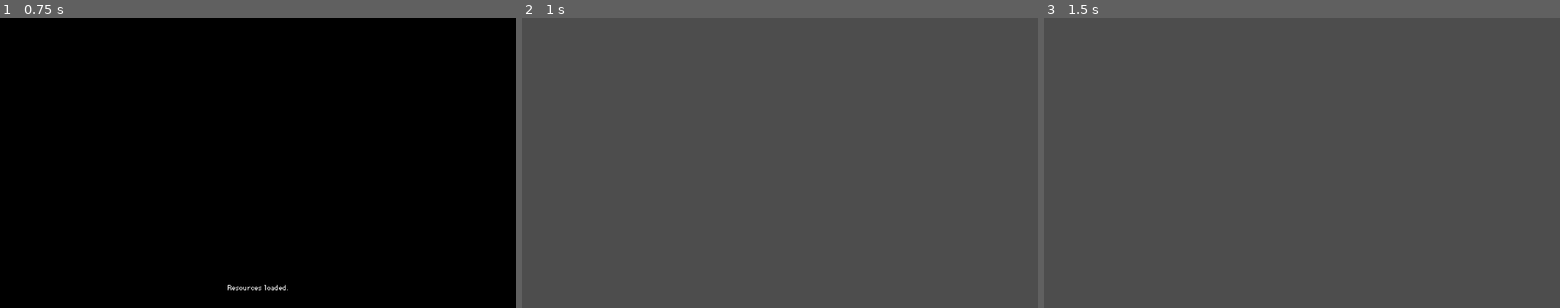
Above: before the commit, frames 1-3 (left to right).
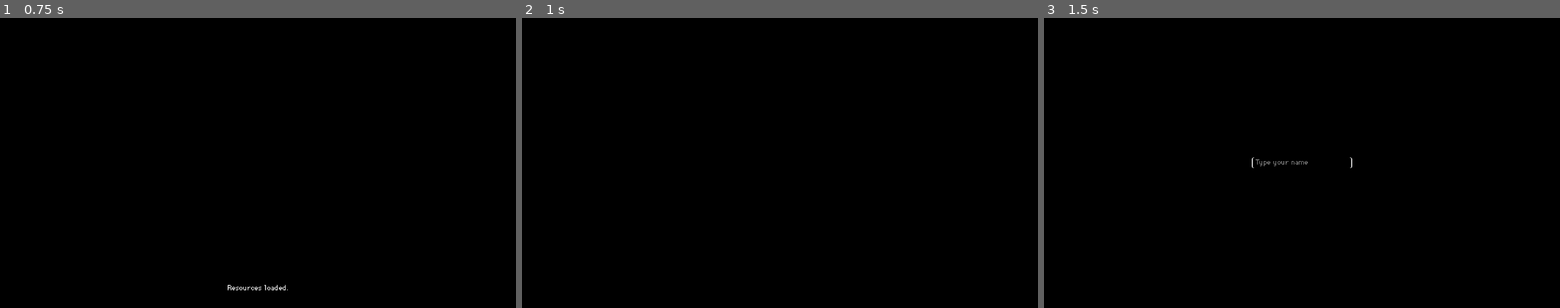
Above: after the commit, the same moments.

Repository: virtualtrisky/Just...-Enjoy
Game: Godot game, scene res://scenes/load_scene.tscn
The game is run twice, just before and just after one commit, with the same random seed, the same clock (stepped at 60 frames per second) and the same inputs. The project has no main scene, so this scene is started directly.
Inputs:
- Up to frame 1 (0.75 s): tap Enter at 0.5 s
- Up to frame 2 (1 s): no input
- Up to frame 3 (1.5 s): no input

Frame 1 is identical in both runs. In frame 2, 100% of the frame differs, in the area x 0-100%, y 0-100%; in frame 3, 100%.

Commit message:
more things (menu)

Diff:
--- a/project.godot
+++ b/project.godot
@@ -36,3 +36,4 @@
 [rendering]
 
 renderer/rendering_method="mobile"
+environment/defaults/default_clear_color=Color(0, 0, 0, 1)
--- a/scenes/load_scene.tscn
+++ b/scenes/load_scene.tscn
@@ -1,13 +1,6 @@
-[gd_scene load_steps=5 format=3 uid="uid://coaee7u3w63ij"]
+[gd_scene load_steps=3 format=3 uid="uid://coaee7u3w63ij"]
 
 [ext_resource type="Script" uid="uid://cyafpnc3718u7" path="res://scripts/load_scene/load_resources.gd" id="1_qkot4"]
-
-[sub_resource type="Gradient" id="Gradient_ll3t2"]
-
-[sub_resource type="GradientTexture2D" id="GradientTexture2D_qkot4"]
-gradient = SubResource("Gradient_ll3t2")
-fill_from = Vector2(1, 1)
-fill_to = Vector2(1, 1)
 
 [sub_resource type="LabelSettings" id="LabelSettings_ll3t2"]
 
@@ -19,15 +12,6 @@
 grow_horizontal = 2
 grow_vertical = 2
 script = ExtResource("1_qkot4")
-
-[node name="Background" type="TextureRect" parent="."]
-layout_mode = 1
-anchors_preset = 15
-anchor_right = 1.0
-anchor_bottom = 1.0
-grow_horizontal = 2
-grow_vertical = 2
-texture = SubResource("GradientTexture2D_qkot4")
 
 [node name="MarginContainer" type="MarginContainer" parent="."]
 layout_mode = 1
--- a/scenes/menu_scene.tscn
+++ b/scenes/menu_scene.tscn
@@ -1,4 +1,70 @@
-[gd_scene format=3 uid="uid://bgxj78yuvw4kw"]
+[gd_scene load_steps=6 format=3 uid="uid://bgxj78yuvw4kw"]
+
+[sub_resource type="Gradient" id="Gradient_0inr4"]
+
+[sub_resource type="GradientTexture2D" id="GradientTexture2D_vrre2"]
+gradient = SubResource("Gradient_0inr4")
+fill_from = Vector2(1, 0)
+
+[sub_resource type="Animation" id="Animation_o71fo"]
+resource_name = "fade_out"
+tracks/0/type = "value"
+tracks/0/imported = false
+tracks/0/enabled = true
+tracks/0/path = NodePath(".:visible")
+tracks/0/interp = 1
+tracks/0/loop_wrap = true
+tracks/0/keys = {
+"times": PackedFloat32Array(0, 1),
+"transitions": PackedFloat32Array(1, 1),
+"update": 1,
+"values": [true, false]
+}
+tracks/1/type = "value"
+tracks/1/imported = false
+tracks/1/enabled = true
+tracks/1/path = NodePath(".:modulate")
+tracks/1/interp = 1
+tracks/1/loop_wrap = true
+tracks/1/keys = {
+"times": PackedFloat32Array(0, 1),
+"transitions": PackedFloat32Array(1, 1),
+"update": 0,
+"values": [Color(1, 1, 1, 1), Color(1, 1, 1, 0)]
+}
+
+[sub_resource type="Animation" id="Animation_0inr4"]
+length = 0.001
+tracks/0/type = "value"
+tracks/0/imported = false
+tracks/0/enabled = true
+tracks/0/path = NodePath(".:visible")
+tracks/0/interp = 1
+tracks/0/loop_wrap = true
+tracks/0/keys = {
+"times": PackedFloat32Array(0),
+"transitions": PackedFloat32Array(1),
+"update": 1,
+"values": [true]
+}
+tracks/1/type = "value"
+tracks/1/imported = false
+tracks/1/enabled = true
+tracks/1/path = NodePath(".:modulate")
+tracks/1/interp = 1
+tracks/1/loop_wrap = true
+tracks/1/keys = {
+"times": PackedFloat32Array(0),
+"transitions": PackedFloat32Array(1),
+"update": 0,
+"values": [Color(1, 1, 1, 1)]
+}
+
+[sub_resource type="AnimationLibrary" id="AnimationLibrary_6wmco"]
+_data = {
+&"RESET": SubResource("Animation_0inr4"),
+&"fade_out": SubResource("Animation_o71fo")
+}
 
 [node name="MenuScene" type="Control"]
 layout_mode = 3
@@ -7,3 +73,26 @@
 anchor_bottom = 1.0
 grow_horizontal = 2
 grow_vertical = 2
+
+[node name="Screen" type="Control" parent="."]
+layout_mode = 1
+anchors_preset = 15
+anchor_right = 1.0
+anchor_bottom = 1.0
+grow_horizontal = 2
+grow_vertical = 2
+
+[node name="FadeTexture" type="TextureRect" parent="."]
+layout_mode = 1
+anchors_preset = 15
+anchor_right = 1.0
+anchor_bottom = 1.0
+grow_horizontal = 2
+grow_vertical = 2
+texture = SubResource("GradientTexture2D_vrre2")
+
+[node name="AnimationPlayer" type="AnimationPlayer" parent="FadeTexture"]
+libraries = {
+&"": SubResource("AnimationLibrary_6wmco")
+}
+autoplay = "fade_out"
--- /dev/null
+++ b/scenes/set_name_scene.tscn
@@ -0,0 +1,47 @@
+[gd_scene load_steps=3 format=3 uid="uid://b6nmo2rgo5gq5"]
+
+[ext_resource type="Script" uid="uid://k5lvoh1vg7i" path="res://scripts/set_name_scene/submit.gd" id="1_oru2b"]
+
+[sub_resource type="StyleBoxFlat" id="StyleBoxFlat_l6vqv"]
+content_margin_left = 10.0
+content_margin_top = 5.0
+content_margin_right = 10.0
+content_margin_bottom = 5.0
+bg_color = Color(0.6, 0.6, 0.6, 0)
+border_width_left = 3
+border_width_right = 3
+corner_radius_top_left = 5
+corner_radius_top_right = 5
+corner_radius_bottom_right = 5
+corner_radius_bottom_left = 5
+
+[node name="SetNameScene" type="Control"]
+layout_mode = 3
+anchors_preset = 15
+anchor_right = 1.0
+anchor_bottom = 1.0
+grow_horizontal = 2
+grow_vertical = 2
+script = ExtResource("1_oru2b")
+
+[node name="MarginContainer" type="MarginContainer" parent="."]
+layout_mode = 1
+anchors_preset = 15
+anchor_right = 1.0
+anchor_bottom = 1.0
+grow_horizontal = 2
+grow_vertical = 2
+
+[node name="VBoxContainer" type="VBoxContainer" parent="MarginContainer"]
+layout_mode = 2
+
+[node name="LineEdit" type="LineEdit" parent="MarginContainer/VBoxContainer"]
+custom_minimum_size = Vector2(250, 0)
+layout_mode = 2
+size_flags_horizontal = 4
+size_flags_vertical = 6
+theme_override_styles/normal = SubResource("StyleBoxFlat_l6vqv")
+placeholder_text = "Type your name"
+max_length = 15
+
+[connection signal="text_submitted" from="MarginContainer/VBoxContainer/LineEdit" to="." method="_on_line_edit_text_submitted"]
--- a/scripts/global.gd
+++ b/scripts/global.gd
@@ -6,3 +6,41 @@
 	"config.app_version": "0.0.0",
 	"player.name": null
 }
+
+
+func write_config_file() -> bool:
+	var file: FileAccess
+
+	var json_str := JSON.stringify(config)
+	file = FileAccess.open(config_file_path, FileAccess.WRITE)
+
+	if not file:
+		print("Failed to create file")
+		return false
+
+	print("Resources created")
+	file.store_string(json_str)
+	file.close()
+	return true
+
+
+
+func read_config_file() -> bool:
+	var file := FileAccess.open(config_file_path, FileAccess.READ)
+
+	if not file:
+		print("Failed to open file")
+		return false
+
+	var json_string = file.get_as_text()
+	var json = JSON.parse_string(json_string)
+
+	if json == null:
+		print("Failed to parse JSON")
+		return false
+
+
+	print("Resources loaded")
+	config = json
+	file.close()
+	return true
--- a/scripts/load_scene/load_resources.gd
+++ b/scripts/load_scene/load_resources.gd
@@ -1,45 +1,9 @@
 extends Node
 
 
-func write_config_file() -> bool:
-	var file: FileAccess
-
-	var json_str := JSON.stringify(Global.config)
-	file = FileAccess.open(Global.config_file_path, FileAccess.WRITE)
-
-	if not file:
-		print("Failed to create file")
-		return false
-
-	print("Resources created")
-	file.store_string(json_str)
-	file.close()
-	return true
-
-
-func read_config_file() -> bool:
-	var file := FileAccess.open(Global.config_file_path, FileAccess.READ)
-
-	if not file:
-		print("Failed to open file")
-		return false
-
-	var json_string = file.get_as_text()
-	var json = JSON.parse_string(json_string)
-
-	if json == null:
-		print("Failed to parse JSON")
-		return false
-
-
-	print("Resources loaded")
-	Global.config = json
-	file.close()
-	return true
-
 func load_resources() -> bool:
-	if not FileAccess.file_exists(Global.config_file_path):  return write_config_file()
-	else: return read_config_file()
+	if not FileAccess.file_exists(Global.config_file_path):  return Global.write_config_file()
+	else: return Global.read_config_file()
 
 
 func _ready() -> void:
@@ -51,4 +15,8 @@
 	$MarginContainer/Label.text = "Resources loaded."
 	await get_tree().create_timer(1).timeout
 
+	if Global.config["player.name"] == null:
+		get_tree().change_scene_to_file("res://scenes/set_name_scene.tscn")
+		return
+
 	get_tree().change_scene_to_file("res://scenes/menu_scene.tscn")
--- /dev/null
+++ b/scripts/set_name_scene/submit.gd
@@ -0,0 +1,9 @@
+extends Node
+
+
+func _on_line_edit_text_submitted(new_text: String) -> void:
+	Global.config["player.name"] = new_text
+	Global.write_config_file()
+
+	await get_tree().create_timer(0.1).timeout
+	get_tree().change_scene_to_file("res://scenes/menu_scene.tscn")
Not shown, added: scripts/set_name_scene/submit.gd.uid
